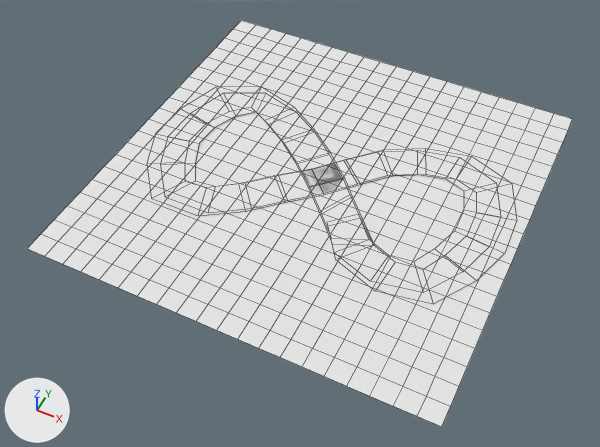
An edit to the OBJ model PROJETOSG/models/track.obj, drawn before and after from the same camera.
The view is the same before and after, from a 50 mm lens placed at (621.0, -1353.0, 1496.0), pointed at (-7.0, -98.0, -74.0). Arrows for +X, +Y and +Z are at lower left; the lights stay in place. Mesh edges are drawn as thin lines. Where no turn or scale is listed for an object, it has been applied to the vertices.

Names of what the first picture shows: 'Plane', 'Polygon', 'Polygon.1'.
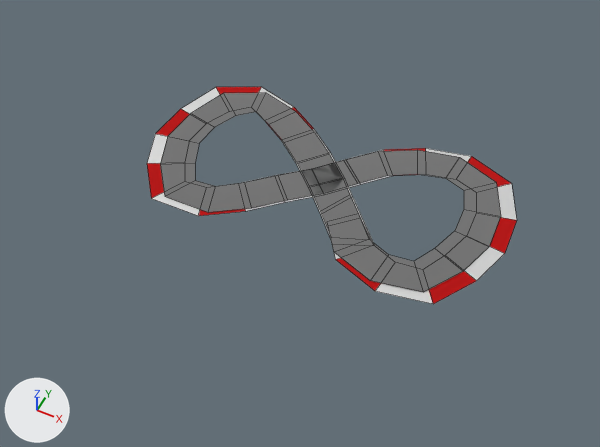
Edits to the scene script, one JSON object a line:
```json
{"op": "set", "path": "mat_mat.base_color", "old": "(0.8, 0.8, 0.8)", "new": "(0.39, 0.39, 0.39)", "note": "white #e7e7e7 -> grey #a8a8a8"}
{"op": "set", "path": "mat_mat.metallic", "old": "0.0", "new": "1.0"}
{"op": "set", "path": "mat_mat_1.metallic", "old": "0.0", "new": "1.0"}
{"op": "set", "path": "mat_mat_2.base_color", "old": "(0.8, 0.8, 0.8)", "new": "(0.73, 0.0292, 0.0292)", "note": "white #e7e7e7 -> red #de3030"}
{"op": "set", "path": "mat_mat_2.metallic", "old": "0.0", "new": "1.0"}
{"op": "remove", "block": "ob_plane", "code": ["ob_plane = bpy.data.objects.new('Plane', me_plane)", "ob_plane.location = (0.0, 0.0, 0.0)"]}
```

Location of each change, (x1, y1, x2, y2) in pixels of the pictures (600 x 447 px):
```json
{"object": "Plane", "change": "deleted", "before": [27, 20, 573, 427]}
{"object": "Polygon", "change": "recoloured, surface changed", "before": [160, 93, 501, 293], "after": [160, 93, 501, 293], "on screen": "white to grey"}
{"object": "Polygon.1", "change": "surface changed, recoloured", "before": [147, 87, 517, 304], "after": [147, 87, 517, 304]}
```
